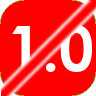
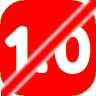
The second 96 x 96 image is a revision of the first. Changes to its layers:
painted on "1.0" over (4, 25, 92, 74)
